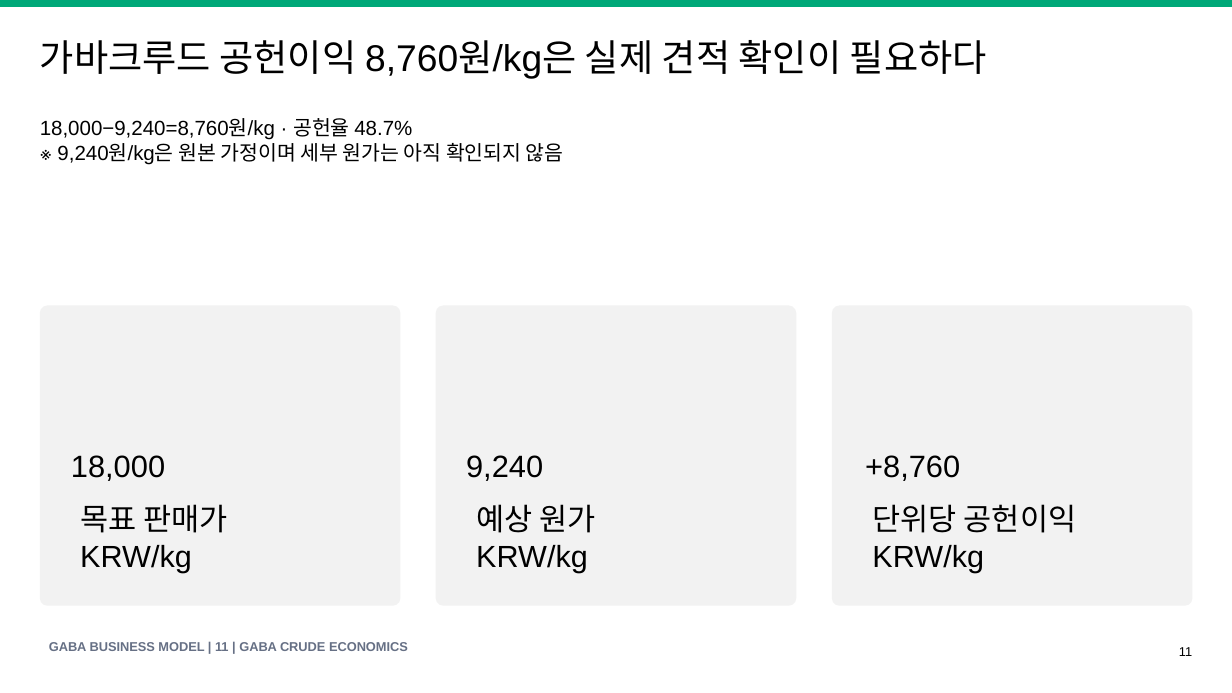
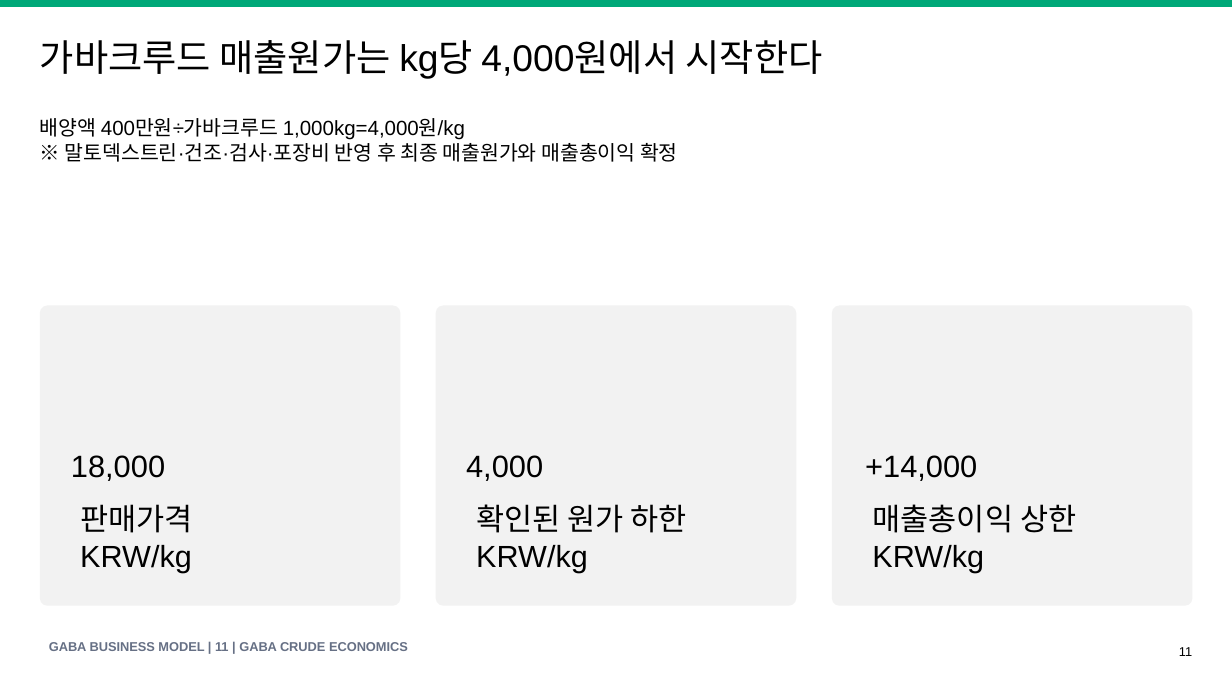
Before and after one commit to KRAdavid/gaba-feed-business-index, a slide deck: slide 11 of GABA_Feed_Business_Model_Speech_Deck_v1.pptx. Drawn at 1232x693 pixels with LibreOffice and Linux fonts; fonts in the diff are those of the drawing. Boxes give left, top, right and bottom in pixels: in the first picture for what was removed or moved away, otherwise in the second. Text is boxed around its words. In the diff, an @@ line names an element or a change of style, - is before the commit and + after.

```diff
--- a/GABA_Feed_Business_Model_Speech_Deck_v1.pptx
+++ b/GABA_Feed_Business_Model_Speech_Deck_v1.pptx
@@ text at bbox=[40, 40, 823, 79]: text changed @@
-가바크루드 공헌이익 8,760원/kg은 실제 견적 확인이 필요하다
+가바크루드 매출원가는 kg당 4,000원에서 시작한다
@@ text at bbox=[40, 118, 678, 162]: text changed @@
-18,000−9,240=8,760원/kg · 공헌율 48.7%
-※ 9,240원/kg은 원본 가정이며 세부 원가는 아직 확인되지 않음
+배양액 400만원÷가바크루드 1,000kg=4,000원/kg
+※ 말토덱스트린·건조·검사·포장비 반영 후 최종 매출원가와 매출총이익 확정
@@ text at bbox=[466, 455, 543, 481]: text changed @@
-9,240
+4,000
@@ text at bbox=[865, 455, 977, 481]: text changed @@
-+8,760
++14,000
@@ text at bbox=[80, 504, 193, 533]: text changed @@
-목표 판매가
+판매가격
@@ text at bbox=[476, 504, 687, 533]: text changed @@
-예상 원가
+확인된 원가 하한
@@ text at bbox=[872, 504, 1076, 533]: text changed @@
-단위당 공헌이익
+매출총이익 상한
```
Also in this commit, not shown: 8 other slides changed, 10 other files.
